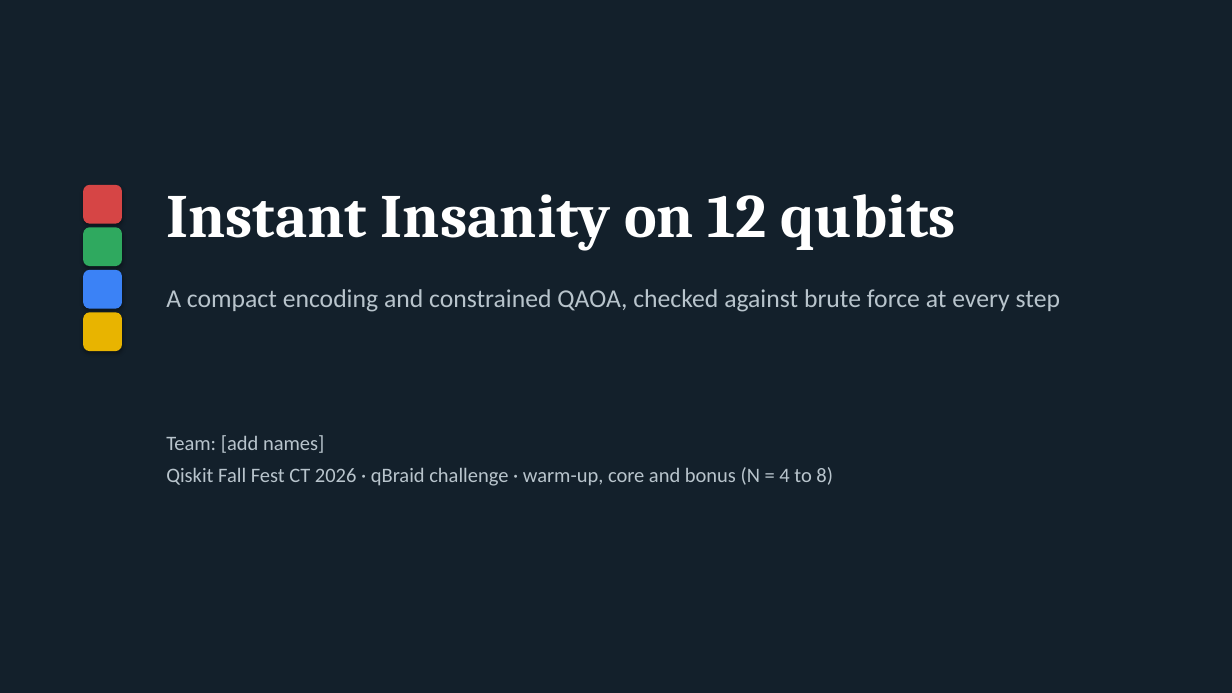
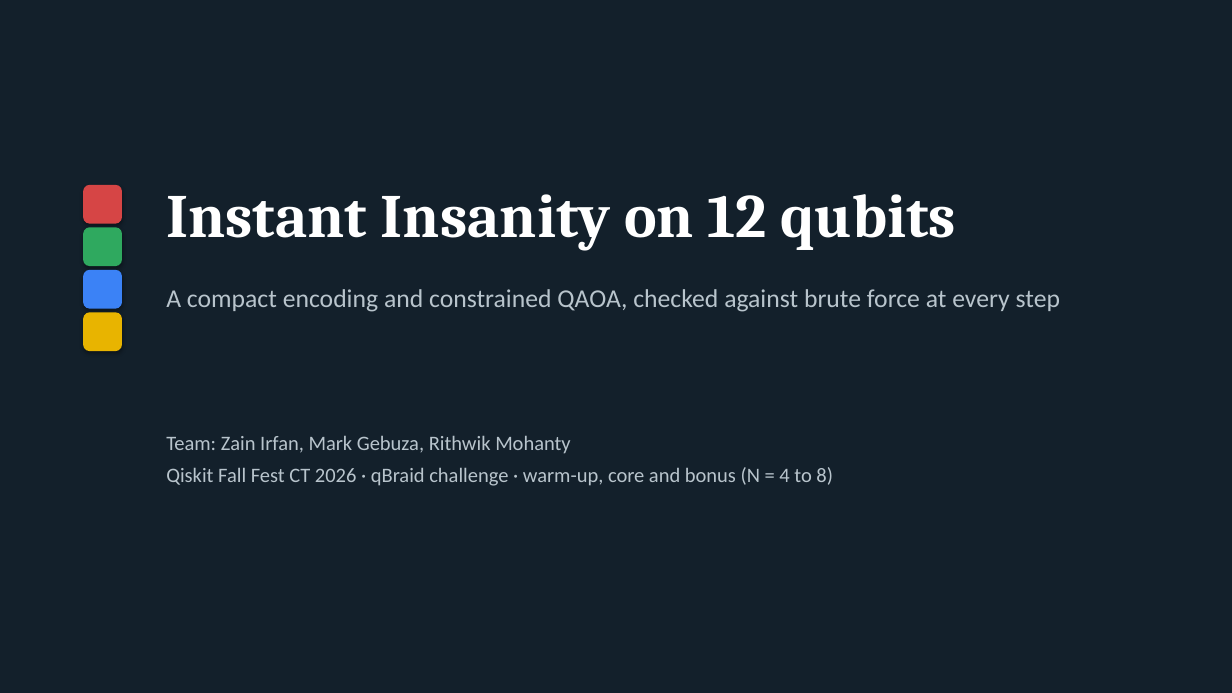
Before and after one commit to rmohanty521/qiskit, a slide deck: slide 1 of slides.pptx. Drawn at 1232x693 pixels with LibreOffice and Linux fonts; fonts in the diff are those of the drawing. Boxes give left, top, right and bottom in pixels: in the first picture for what was removed or moved away, otherwise in the second. Text is boxed around its words. In the diff, an @@ line names an element or a change of style, - is before the commit and + after.

```diff
--- a/slides.pptx
+++ b/slides.pptx
@@ text at (x1=166, y1=435, x2=571, y2=454): text changed @@
-Team: [add names]
+Team: Zain Irfan, Mark Gebuza, Rithwik Mohanty
```
Also in this commit, not shown: 4 other slides changed, 15 other files.
